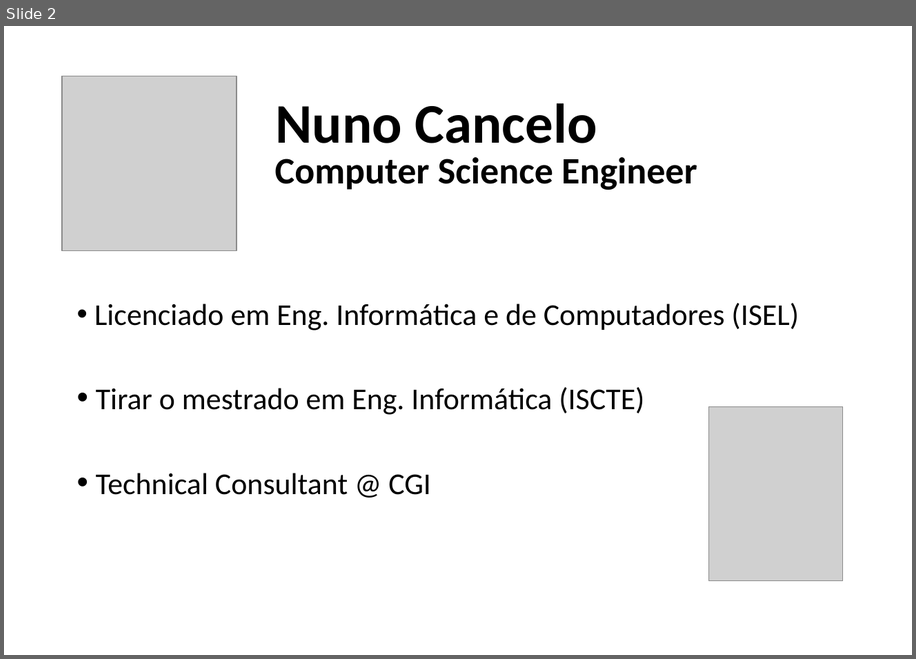
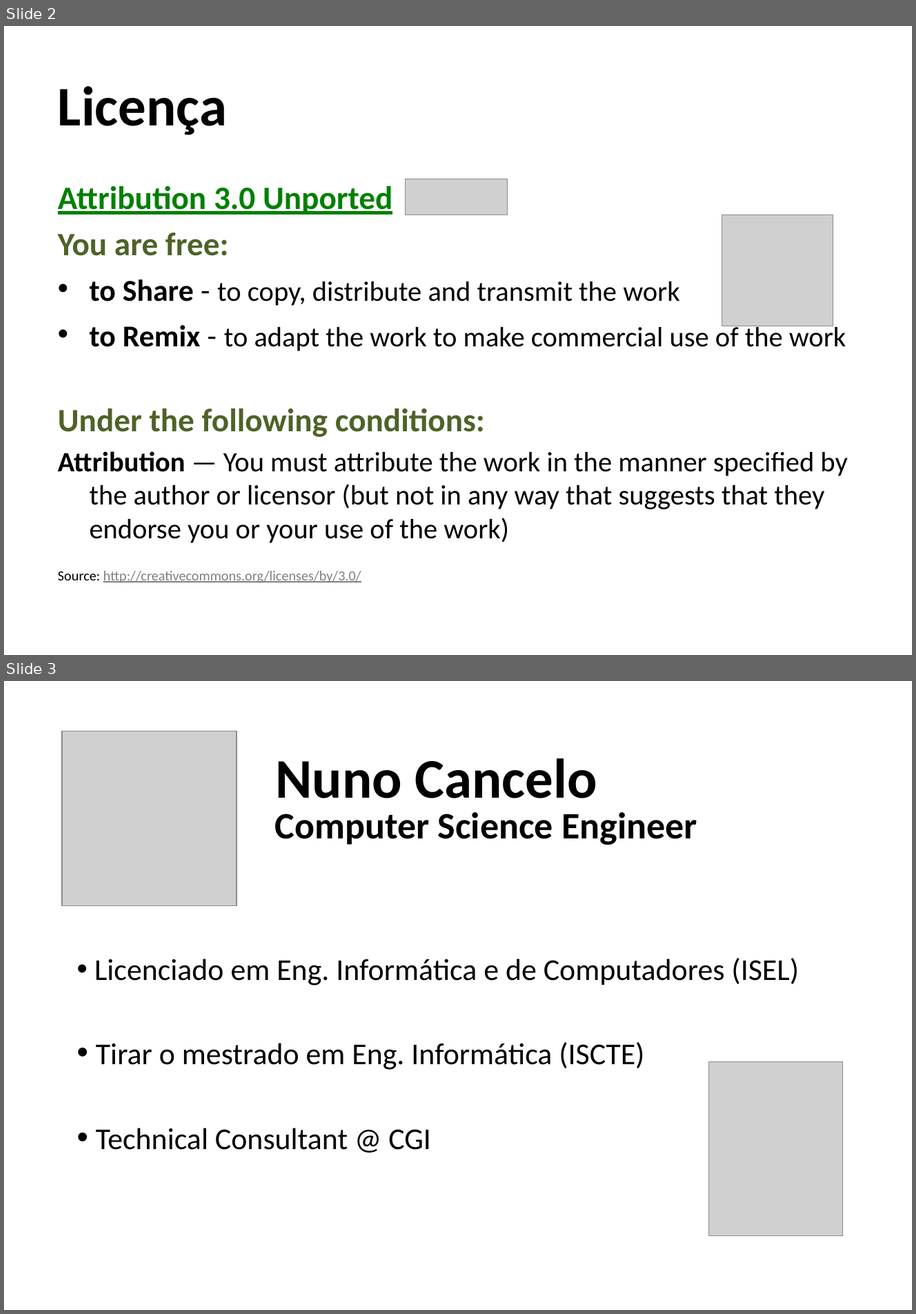
Before and after one commit to masterzdran/netponto-nvelocity, a slide deck: doc/Template Apresentação.pptx. Shown one above the other, each under a label of ours: slide 2 before the commit, slides 2 and 3 after it. The pictures are 916x659 and 916x1314 pixels, drawn with LibreOffice and Linux fonts; fonts in the diff are those of the drawing; grey boxes stand for pictures; background and template pictures are left out. Boxes give left, top, right and bottom in pixels: in the first picture for what was removed or moved away, otherwise in the second. Text is boxed around its words. In the diff, an @@ line names an element or a change of style, - is before the commit and + after.

```diff
--- a/doc/Template Apresentação.pptx
+++ b/doc/Template Apresentação.pptx
@@ slide 2 added at (4,26,912,655), background picture (left out) @@
@@ title added at (58,86,227,135), 48 pt, text #000000, bold @@
+Licença
@@ text added at (58,185,847,583), 24 pt, text #000000 @@
+Attribution 3.0 Unported
+You are free:
+• to Share - to copy, distribute and transmit the work
+• to Remix - to adapt the work to make commercial use of the work
+Under the following conditions:
+Attribution — You must attribute the work in the manner specified by the author or licensor (but not in any way that suggests that they endorse you or your use of the work)
+Source: http://creativecommons.org/licenses/by/3.0/
@@ picture added at (406,178,508,214) @@
@@ picture added at (722,214,833,325) @@
@@ what was slide 2 is now slide 3 @@
```
Also in this commit, not shown: 2 slides changed, 15 other slides added, 1 slide removed, 1 other file.
